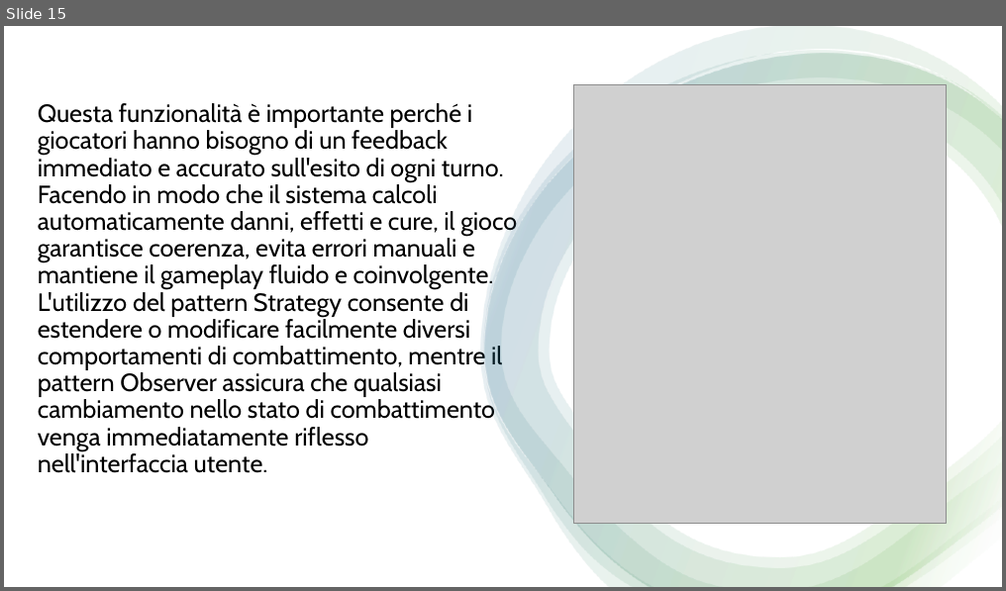
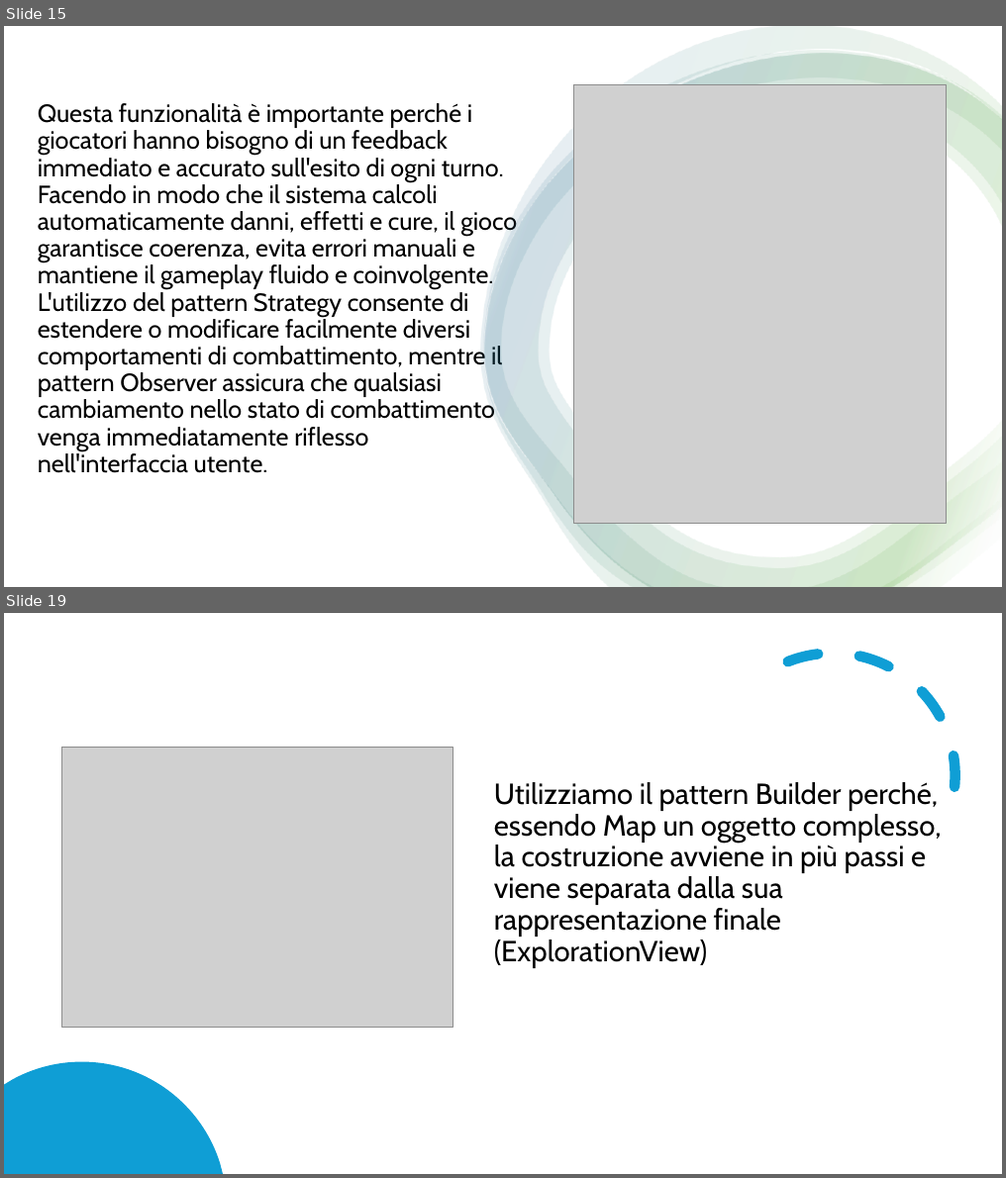
Before and after one commit to samMM-cs/iss-team2, a slide deck: Revisione1 .pptx. Shown one above the other, each under a label of ours: slide 15 before the commit, slides 15 and 19 after it; the slides between them are not shown. The pictures are 1006x591 and 1006x1178 pixels, drawn with LibreOffice and Linux fonts; fonts in the diff are those of the drawing; grey boxes stand for pictures. Boxes give left, top, right and bottom in pixels: in the first picture for what was removed or moved away, otherwise in the second. Text is boxed around its words. In the diff, an @@ line names an element or a change of style, - is before the commit and + after.

```diff
--- a/Revisione1 .pptx
+++ b/Revisione1 .pptx
@@ slide 19 added at [4,613,1002,1174], background #FFFFFF @@
@@ arc (boxed as its full ellipse) added at [671,614,995,938], outline #0F9ED5 10 pt dashed @@
@@ picture added at [61,747,452,1027] @@
@@ text added at [494,782,942,968], 28 pt, text #000000 @@
+Utilizziamo il pattern Builder perché, essendo Map un oggetto complesso, la costruzione avviene in più passi e viene separata dalla sua rappresentazione finale (ExplorationView)
@@ freeform shape added at [4,1062,223,1174], fill #0F9ED5 @@
```
Also in this commit, not shown: 1 slide changed, 5 other slides added.
